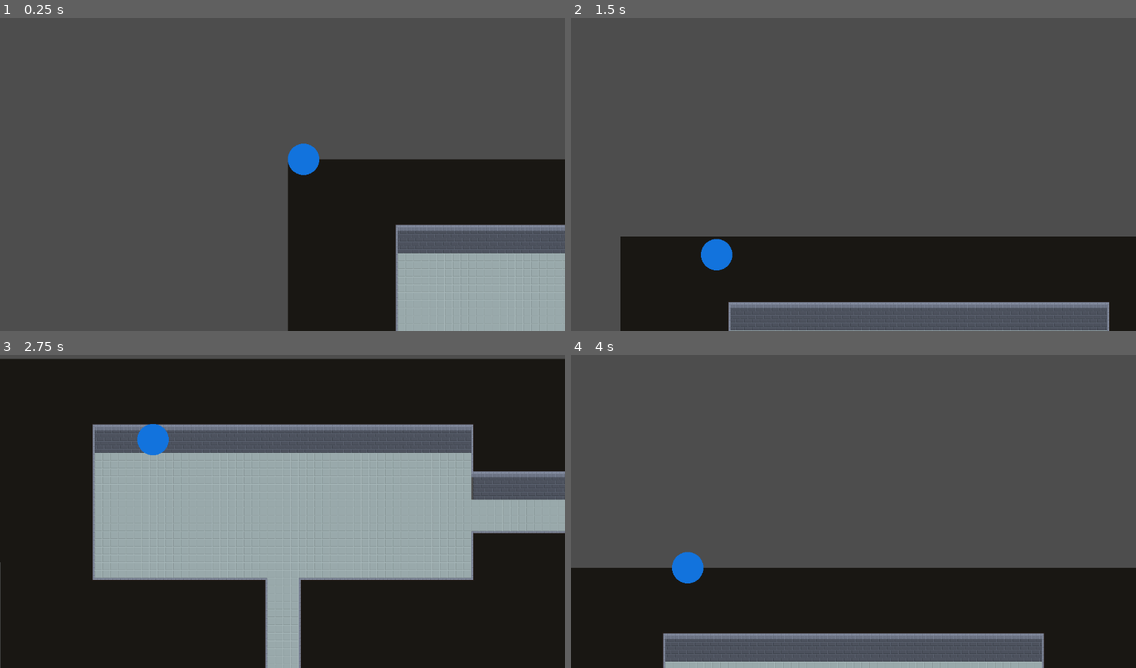
Above: before the commit, frames 1-4 (two rows, left to right).
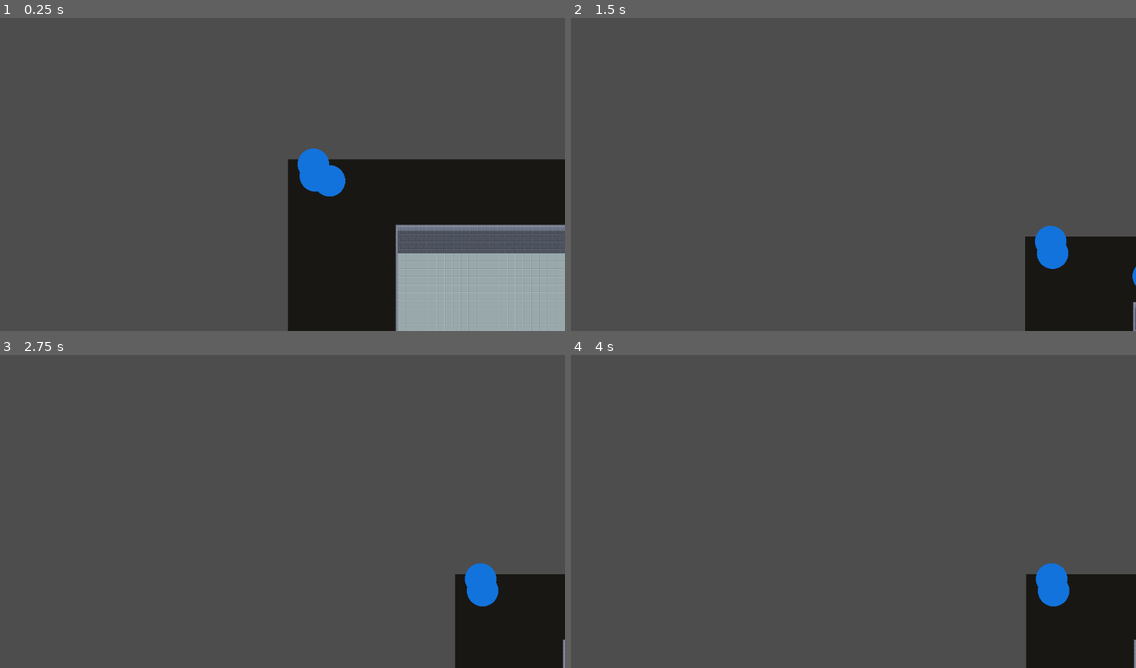
Above: after the commit, the same moments.

Repository: Supertolek/jeu-trop-koul
Game: Godot game, scene res://scenes/game.tscn
Same seed, same stepped clock (60 frames per second), same inputs: the game is played once before the commit and once after it.
Inputs (mouse positions are in pixels of both pictures, inside the frame that each line leads up to):
- Up to frame 1 (0.25 s): no input
- Up to frame 2 (1.5 s): move the mouse to (977, 158) at 0.52 s; press the mouse at (977, 158) at 0.53 s; hold Right (move_right) 0.53-1.28 s; move the mouse to (740, 190) at 1.27 s; release the mouse at (740, 190) at 1.28 s; hold Down (move_down) from 1.28 s (still down); click (740, 190) at 1.35 s
- Up to frame 3 (2.75 s): move the mouse to (339, 442) at 2.02 s; release Down (move_down) at 2.03 s; press the mouse at (339, 442) at 2.03 s; hold Right (move_right) from 2.03 s (still down)
- Up to frame 4 (4 s): move the mouse to (825, 574) at 2.77 s; release Right (move_right) at 2.78 s; release the mouse at (825, 574) at 2.78 s; hold Up (move_up) 2.78-3.53 s; click (825, 574) at 2.85 s; move the mouse to (1023, 558) at 3.52 s; press the mouse at (1023, 558) at 3.53 s; hold Left (move_left) from 3.53 s (still down)

The runs differ from the first frame. In frame 1, 0.9% of the frame differs, in the area x 50-62%, y 40-57%; in frame 2, 21%; in frame 3, 89%, in the area x 0-100%, y 1-100%; in frame 4, 24%.

Commit message:
Ajout du multijoueur local et du support manette.

Diff:
--- a/project.godot
+++ b/project.godot
@@ -14,6 +14,10 @@
 run/main_scene="res://scenes/game.tscn"
 config/features=PackedStringArray("4.4", "Forward Plus")
 config/icon="res://icon.svg"
+
+[autoload]
+
+Global="*res://scripts/global.gd"
 
 [display]
 
--- /dev/null
+++ b/scenes/controller_settings.tscn
@@ -0,0 +1,18 @@
+[gd_scene format=3 uid="uid://cxsp2y47hnw4r"]
+
+[node name="ControllerSettings" type="Control"]
+layout_mode = 3
+anchors_preset = 15
+anchor_right = 1.0
+anchor_bottom = 1.0
+grow_horizontal = 2
+grow_vertical = 2
+
+[node name="ColorRect" type="ColorRect" parent="."]
+layout_mode = 1
+anchors_preset = 15
+anchor_right = 1.0
+anchor_bottom = 1.0
+grow_horizontal = 2
+grow_vertical = 2
+color = Color(0.239216, 0.258824, 0.294118, 1)
--- a/scenes/game.tscn
+++ b/scenes/game.tscn
@@ -1,9 +1,8 @@
-[gd_scene load_steps=9 format=4 uid="uid://b5y5loopfw4he"]
+[gd_scene load_steps=7 format=4 uid="uid://b5y5loopfw4he"]
 
 [ext_resource type="Texture2D" uid="uid://ce1mqmq0qc6cn" path="res://assets/tilemap_barebones.png" id="1_m54kn"]
+[ext_resource type="Script" uid="uid://bgg6fu1qeeca3" path="res://scripts/game.gd" id="1_p57ef"]
 [ext_resource type="PackedScene" uid="uid://bdny2th5or8qi" path="res://scenes/room_camera.tscn" id="3_f06ig"]
-[ext_resource type="Texture2D" uid="uid://ssk5qq1c7ril" path="res://assets/placeholders/blue_circle.png" id="4_iywne"]
-[ext_resource type="Script" uid="uid://b71jm1s376ygx" path="res://scripts/player.gd" id="4_lbhrr"]
 [ext_resource type="Script" uid="uid://bs4pnq7b4me3p" path="res://scripts/@tool script/drawing_line.gd" id="4_pt8f2"]
 
 [sub_resource type="TileSetAtlasSource" id="TileSetAtlasSource_lbhrr"]
@@ -71,19 +70,14 @@
 tile_size = Vector2i(32, 32)
 sources/0 = SubResource("TileSetAtlasSource_lbhrr")
 
-[sub_resource type="RectangleShape2D" id="RectangleShape2D_iywne"]
-size = Vector2(100, 100)
+[node name="Game" type="Node2D"]
+script = ExtResource("1_p57ef")
 
-[node name="Game" type="Node2D"]
-
-[node name="RoomCamera" parent="." node_paths=PackedStringArray("player_node") instance=ExtResource("3_f06ig")]
-visible = false
+[node name="RoomCamera" parent="." instance=ExtResource("3_f06ig")]
 position = Vector2(576, 320)
 editor_draw_screen = false
-player_node = NodePath("../Player")
 
 [node name="CameraSnapPreview" type="Node2D" parent="." node_paths=PackedStringArray("source_tilemap", "source_camera")]
-visible = false
 script = ExtResource("4_pt8f2")
 source_tilemap = NodePath("../Level")
 source_camera = NodePath("../RoomCamera")
@@ -95,9 +89,3 @@
 [node name="Level" type="TileMapLayer" parent="."]
 tile_map_data = PackedByteArray("AAAAAAAAAAAFAAEAAAAAAAEAAAAFAAEAAAAAAAIAAAAFAAEAAAAAAAMAAAAFAAEAAAAAAAQAAAAFAAEAAAAAAA …(15584 unchanged characters)…
 tile_set = SubResource("TileSet_iywne")
-
-[node name="Player" type="CharacterBody2D" parent="."]
-script = ExtResource("4_lbhrr")
-character_texture = ExtResource("4_iywne")
-character_collision_shape = SubResource("RectangleShape2D_iywne")
-metadata/_custom_type_script = "uid://b71jm1s376ygx"
--- /dev/null
+++ b/scenes/home.tscn
@@ -0,0 +1,40 @@
+[gd_scene format=3 uid="uid://dnm6aq70dd74w"]
+
+[node name="Home" type="Control"]
+layout_mode = 3
+anchors_preset = 15
+anchor_right = 1.0
+anchor_bottom = 1.0
+grow_horizontal = 2
+grow_vertical = 2
+
+[node name="ColorRect" type="ColorRect" parent="."]
+layout_mode = 1
+anchors_preset = 15
+anchor_right = 1.0
+anchor_bottom = 1.0
+grow_horizontal = 2
+grow_vertical = 2
+color = Color(0.239216, 0.258824, 0.294118, 1)
+
+[node name="Label" type="Label" parent="."]
+layout_mode = 0
+offset_left = 31.0
+offset_top = 31.0
+offset_right = 131.0
+offset_bottom = 54.0
+text = "TITRE DU JEU"
+
+[node name="ItemList" type="ItemList" parent="."]
+layout_mode = 1
+anchors_preset = 2
+anchor_top = 1.0
+anchor_bottom = 1.0
+offset_top = -370.0
+offset_right = 407.0
+grow_vertical = 0
+allow_search = false
+item_count = 3
+item_0/text = "New game"
+item_1/text = "Continue"
+item_2/text = "Options"
--- /dev/null
+++ b/scenes/settings.tscn
@@ -0,0 +1,31 @@
+[gd_scene format=3 uid="uid://bl46ewa3e700j"]
+
+[node name="Settings" type="Control"]
+layout_mode = 3
+anchors_preset = 15
+anchor_right = 1.0
+anchor_bottom = 1.0
+grow_horizontal = 2
+grow_vertical = 2
+
+[node name="ColorRect" type="ColorRect" parent="."]
+layout_mode = 1
+anchors_preset = 15
+anchor_right = 1.0
+anchor_bottom = 1.0
+grow_horizontal = 2
+grow_vertical = 2
+color = Color(0.239216, 0.258824, 0.294118, 1)
+
+[node name="ItemList" type="ItemList" parent="."]
+layout_mode = 0
+offset_left = 44.0
+offset_top = 99.0
+offset_right = 494.0
+offset_bottom = 524.0
+item_count = 5
+item_0/text = "Home screen"
+item_1/text = "Keybinds"
+item_2/text = "Controllers settings"
+item_3/text = "Screens settings"
+item_4/text = "Credits"
--- /dev/null
+++ b/scripts/game.gd
@@ -0,0 +1,6 @@
+extends Node2D
+
+func _ready() -> void:
+	for player in Global.players:
+		add_child(player)
+		player.global_position = Vector2.ONE * randi_range(-100, 100)
--- /dev/null
+++ b/scripts/global.gd
@@ -0,0 +1,32 @@
+extends Node
+
+enum PLAYER_COUNT {
+	ONE,
+	TWO,
+	THREE,
+	FOUR,
+}
+
+var players: Array[Player] = []
+
+func _ready() -> void:
+
+	var new_player = Player.new()
+	new_player.device_id = -2
+	players.append(new_player)
+	new_player = Player.new()
+	new_player.device_id = 0
+	players.append(new_player)
+	new_player = Player.new()
+	new_player.device_id = 1
+	players.append(new_player)
+
+	var player_count: PLAYER_COUNT = len(players)-1
+
+	match  player_count:
+		PLAYER_COUNT.ONE:
+			pass
+		PLAYER_COUNT.TWO:
+			pass
+		PLAYER_COUNT.THREE:
+			pass
--- a/scripts/player.gd
+++ b/scripts/player.gd
@@ -5,11 +5,23 @@
 var acceleration: int = 5 * player_scale
 var friction: int = 8 * player_scale
 
+var device_id: int = -2
+
 func _physics_process(delta: float) -> void:
-	var direction: Vector2 = Vector2(
-		Input.get_action_strength("move_right") - Input.get_action_strength("move_left"),
-		Input.get_action_strength("move_down") - Input.get_action_strength("move_up"),
-	).normalized()
+	var direction: Vector2
+	if device_id  == -2:
+		direction = Vector2(
+			Input.get_action_strength("move_right") - Input.get_action_strength("move_left"),
+			Input.get_action_strength("move_down") - Input.get_action_strength("move_up"),
+		).normalized()
+	elif device_id >= 0:
+		direction = Vector2(
+			Input.get_joy_axis(device_id, JOY_AXIS_LEFT_X),
+			Input.get_joy_axis(device_id, JOY_AXIS_LEFT_Y),
+		)
+		if direction.length() <= 0.15:
+			direction = Vector2.ZERO
+
 
 	var lerp_weight = delta * (acceleration if direction else friction)
 	velocity = lerp(velocity, max_speed * direction, lerp_weight)
--- a/scripts/room_camera.gd
+++ b/scripts/room_camera.gd
@@ -18,7 +18,8 @@
 	set_screen_position()
 
 func set_screen_position() -> void:
-	var player_pos = player_node.global_position - Vector2(offset_size, offset_size)
+	#var player_pos = player_node.global_position - Vector2(offset_size, offset_size)
+	var player_pos = Vector2.ZERO - Vector2(offset_size, offset_size)
 	var x = floor(player_pos.x / (screen_size.x - 2*offset_size)) * (screen_size.x - 2*offset_size) + screen_size.x/2
 	var y = floor(player_pos.y / (screen_size.y - 2*offset_size)) * (screen_size.y - 2*offset_size) + screen_size.y/2
 	#global_position = Vector2(x,y)
Binary file added: assets/background.png
Not shown, added: assets/background.png.import
Not shown, added: scripts/game.gd.uid
Not shown, added: scripts/global.gd.uid
